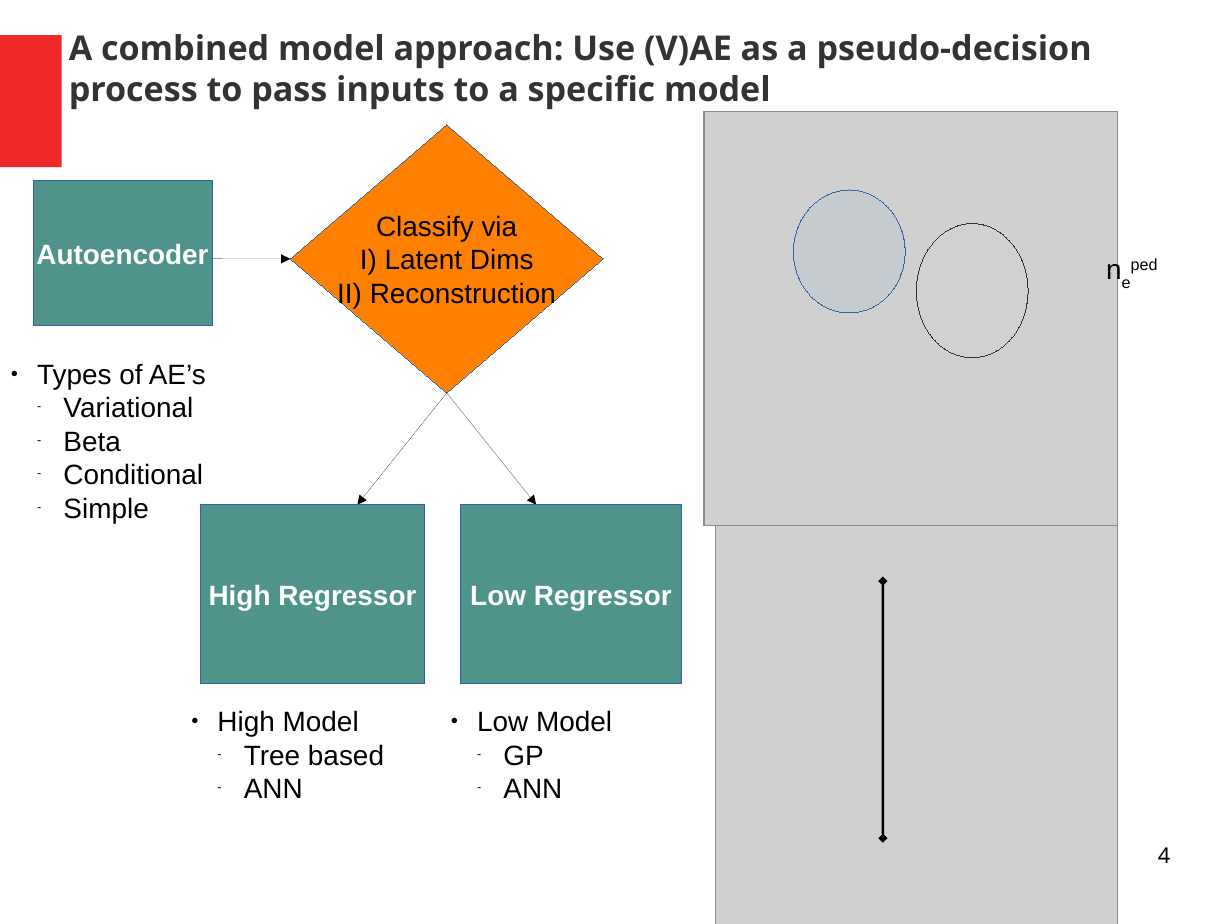
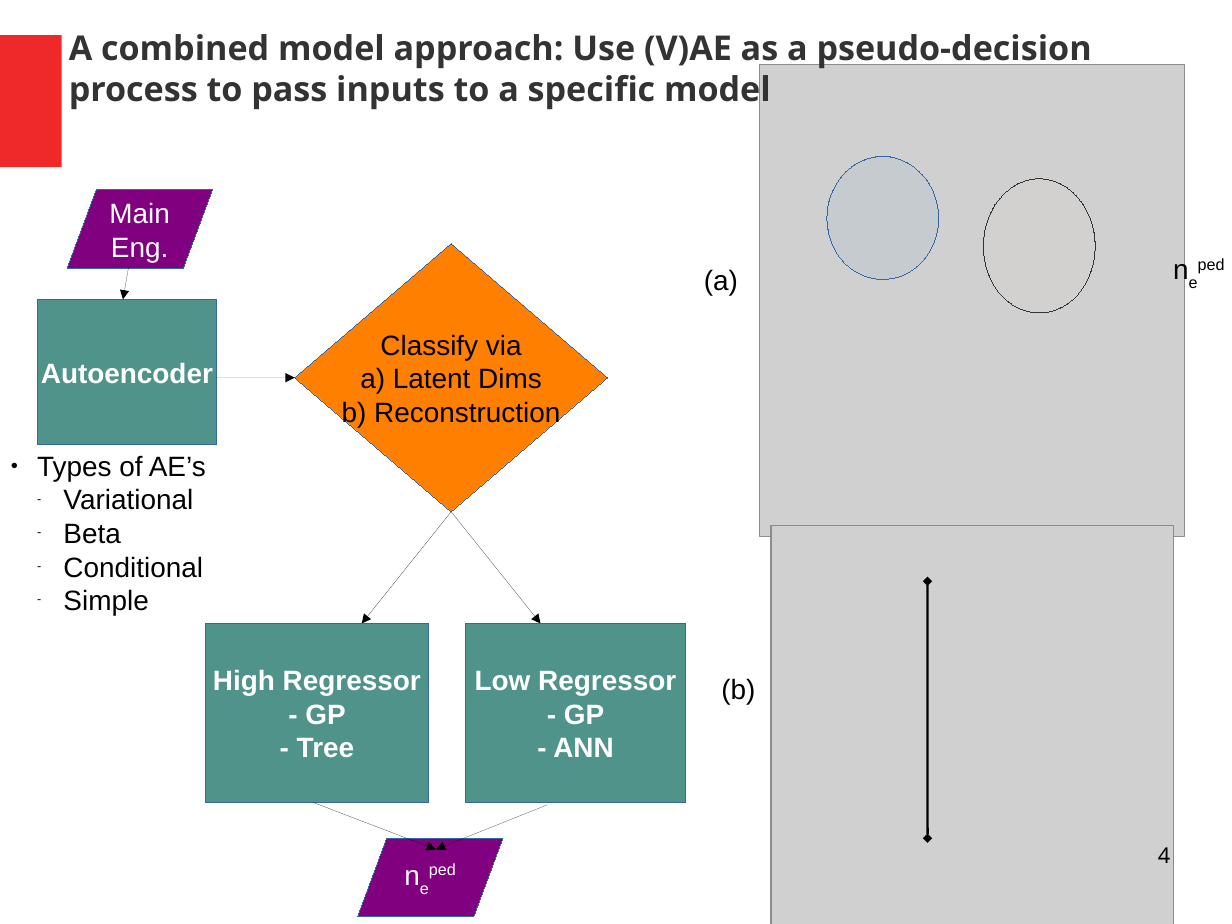
Before and after one commit to fusionby2030/greedy-pillows, a slide deck: slide 4 of doc/ENR-WP2-250821-overview.odp. Drawn at 1232x924 pixels with LibreOffice and Linux fonts; fonts in the diff are those of the drawing; grey boxes stand for pictures. Boxes give left, top, right and bottom in pixels: in the first picture for what was removed or moved away, otherwise in the second. Text is boxed around its words. In the diff, an @@ line names an element or a change of style, - is before the commit and + after.

Commit message:
Slide update for day

```diff
--- a/doc/ENR-WP2-250821-overview.odp
+++ b/doc/ENR-WP2-250821-overview.odp
@@ picture: place and size @@
-picture at [704,112,1118,525]
+picture at [760,65,1185,537]
@@ ellipse: place and size @@
-ellipse at [794,190,906,313]
+ellipse at [827,157,939,279]
@@ ellipse: place and size @@
-ellipse at [917,224,1029,358]
+ellipse at [984,179,1096,313]
@@ flow chart input output added at [67,190,212,268], fill #800080, outline #3465A4 0 pt, 18 pt, text #FFFFFF @@
+Main
+Eng.
@@ arrow added from (129, 267) to (123, 300), #000000 0 pt @@
@@ text added at [704,269,738,295], 18 pt, text #000000 @@
+(a)
@@ text "neped" rewrapped from [1096,246,1185,326] to [1163,246,1232,326] @@
@@ text in diamond at [342,367,560,427]: text changed @@
-I) Latent Dims
-II) Reconstruction
+a) Latent Dims
+b) Reconstruction
@@ text "Types of AE’s": place and size @@
-text "Types of AE’s" at [37,363,206,523]
+text "Types of AE’s" at [37,455,206,615]
@@ picture: place and size @@
-picture at [715,525,1118,924]
+picture at [771,525,1174,924]
@@ double arrow moved from (883, 581) - (883, 838) to (928, 581) - (928, 838) @@
@@ 3 rectangles, 3 arrows, 1 diamond: place and size @@
-3 rectangles, 3 arrows, 1 diamond at [34,125,681,684]
+3 rectangles, 3 arrows, 1 diamond at [38,244,685,803]
@@ text added at [721,678,755,704], 18 pt, text #000000 @@
+(b)
@@ text removed at [217,710,384,798] @@
-● High Model
-  – Tree based
-  – ANN
@@ text in rectangle at [297,704,354,758]: paragraphs added @@
+- GP
+- Tree
@@ text removed at [477,710,612,798] @@
-● Low Model
-  – GP
-  – ANN
@@ text in rectangle at [553,704,613,757]: paragraphs added @@
+- GP
+- ANN
@@ arrow added from (313, 803) to (436, 850), #000000 0 pt @@
@@ arrow added from (548, 805) to (436, 850), #000000 0 pt @@
@@ flow chart input output added at [358,838,503,917], fill #800080, outline #3465A4 0 pt, 18 pt, text #FFFFFF @@
+neped
```
Also in this commit, not shown: 5 other slides changed, 1 slide added.
